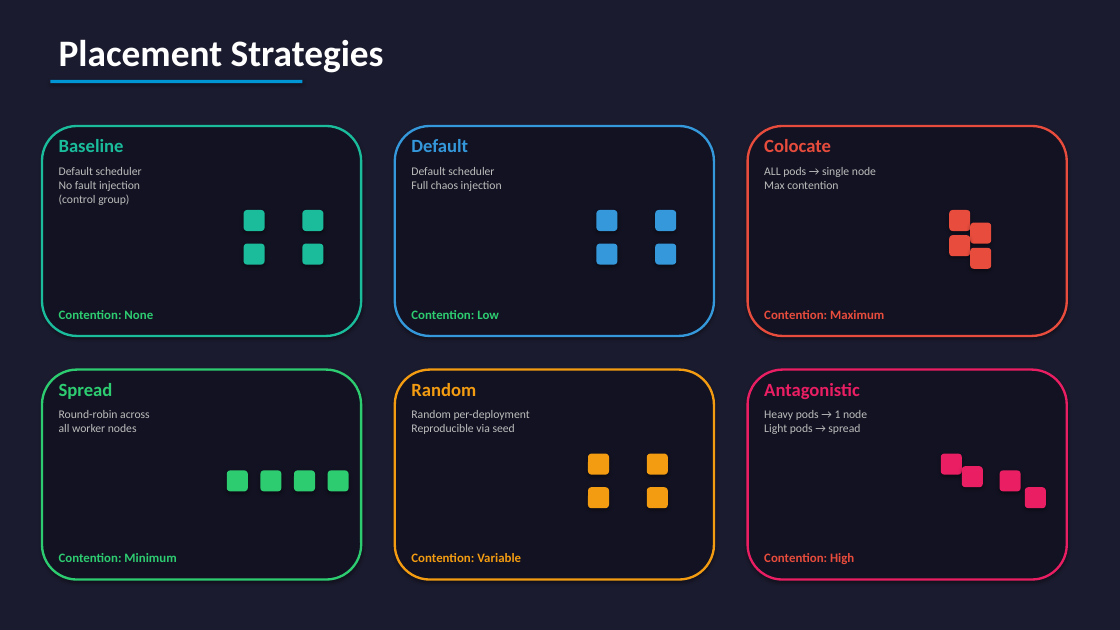
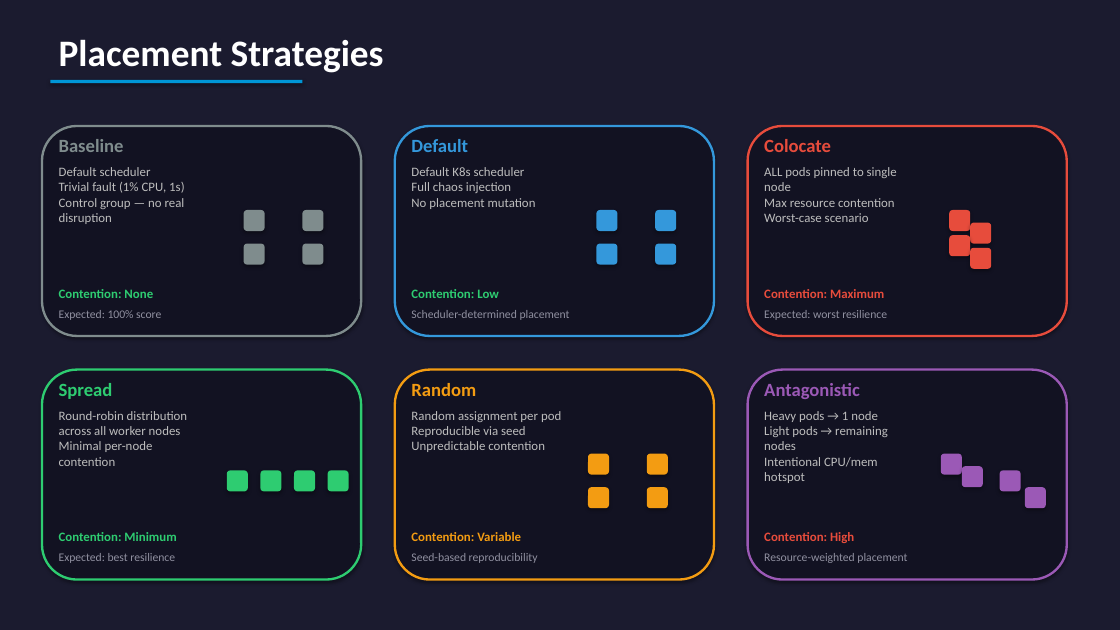
Before and after one commit to yhu02/uva-msc-thesis, a slide deck: slide 4 of ChaosProbe_Presentation.pptx (slide 7 before the commit). Drawn at 1120x630 pixels with LibreOffice and Linux fonts; fonts in the diff are those of the drawing. Boxes give left, top, right and bottom in pixels: in the first picture for what was removed or moved away, otherwise in the second. Text is boxed around its words. In the diff, an @@ line names an element or a change of style, - is before the commit and + after.

```diff
--- a/ChaosProbe_Presentation.pptx
+++ b/ChaosProbe_Presentation.pptx
@@ rounded rectangle at [42, 126, 361, 336]: outline #1ABC9C 2 pt to #7F8C8D 2 pt @@
@@ text "Baseline" at [59, 139, 124, 152]: text colour #1ABC9C to #7F8C8D @@
@@ text at [59, 167, 185, 224]: text changed; size 10 to 11 pt @@
-Default scheduler
-No fault injection
-(control group)
+Default scheduler
+Trivial fault (1% CPU, 1s)
+Control group — no real disruption
@@ text at [411, 167, 536, 209]: text changed; size 10 to 11 pt @@
-Default scheduler
-Full chaos injection
+Default K8s scheduler
+Full chaos injection
+No placement mutation
@@ text at [764, 167, 897, 222]: text changed; size 10 to 11 pt @@
-ALL pods → single node
-Max contention
+ALL pods pinned to single node
+Max resource contention
+Worst-case scenario
@@ fill #1ABC9C to #7F8C8D in 4 elements at [244, 210, 265, 231], [302, 210, 323, 231], [244, 244, 265, 265], [302, 244, 323, 265] @@
@@ text "Contention: None": place and size @@
-text "Contention: None" at [59, 310, 153, 319]
+text "Contention: None" at [59, 289, 153, 298]
@@ text "Contention: Low": place and size @@
-text "Contention: Low" at [411, 310, 499, 319]
+text "Contention: Low" at [411, 289, 499, 298]
@@ text "Contention: Maximum": place and size @@
-text "Contention: Maximum" at [764, 310, 884, 319]
+text "Contention: Maximum" at [764, 289, 884, 298]
@@ text added at [59, 310, 161, 320], 10 pt, text #9090A0 @@
+Expected: 100% score
@@ text added at [411, 310, 570, 320], 10 pt, text #9090A0 @@
+Scheduler-determined placement
@@ text added at [764, 310, 887, 320], 10 pt, text #9090A0 @@
+Expected: worst resilience
@@ rounded rectangle at [748, 370, 1067, 580]: outline #E91E63 2 pt to #9B59B6 2 pt @@
@@ text "Antagonistic" at [764, 383, 860, 399]: text colour #E91E63 to #9B59B6 @@
@@ text at [59, 411, 187, 466]: text changed; size 10 to 11 pt @@
-Round-robin across
-all worker nodes
+Round-robin distribution
+across all worker nodes
+Minimal per-node contention
@@ text at [411, 411, 561, 452]: text changed; size 10 to 11 pt @@
-Random per-deployment
-Reproducible via seed
+Random assignment per pod
+Reproducible via seed
+Unpredictable contention
@@ text at [764, 411, 888, 483]: text changed; size 10 to 11 pt @@
-Heavy pods → 1 node
-Light pods → spread
+Heavy pods → 1 node
+Light pods → remaining nodes
+Intentional CPU/mem hotspot
@@ fill #E91E63 to #9B59B6 in 4 elements at [941, 454, 962, 475], [962, 466, 983, 487], [1000, 471, 1021, 492], [1025, 487, 1046, 508] @@
@@ text "Contention: Minimum": place and size @@
-text "Contention: Minimum" at [59, 553, 176, 562]
+text "Contention: Minimum" at [59, 532, 176, 541]
@@ text "Contention: Variable": place and size @@
-text "Contention: Variable" at [411, 553, 521, 562]
+text "Contention: Variable" at [411, 532, 521, 541]
@@ text "Contention: High": place and size @@
-text "Contention: High" at [764, 553, 854, 564]
+text "Contention: High" at [764, 532, 854, 543]
@@ text added at [59, 553, 175, 563], 10 pt, text #9090A0 @@
+Expected: best resilience
@@ text added at [411, 553, 538, 563], 10 pt, text #9090A0 @@
+Seed-based reproducibility
@@ text added at [764, 553, 907, 563], 10 pt, text #9090A0 @@
+Resource-weighted placement
```
Also in this commit, not shown: 1 other slide changed, 16 slides added, 15 slides removed, 7 other files.
